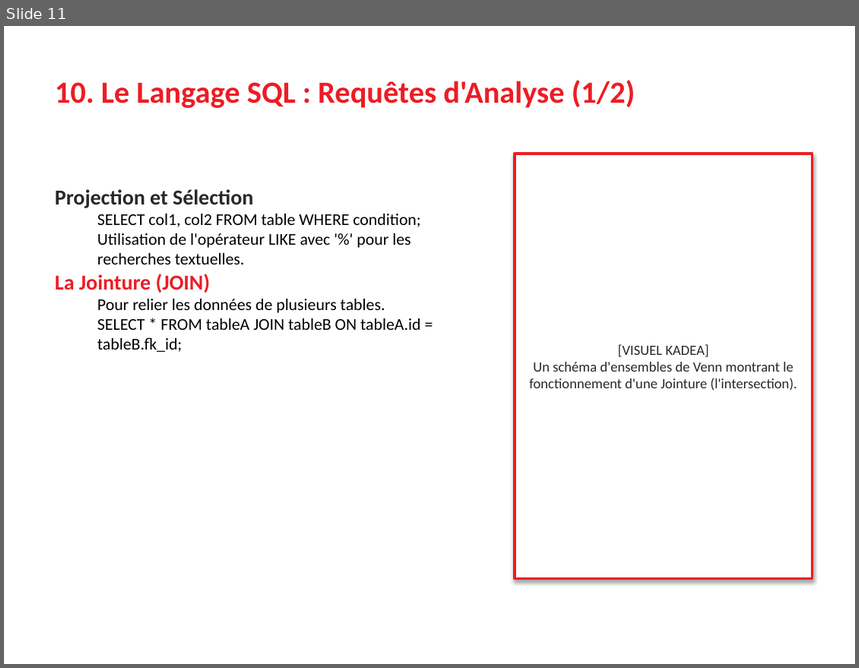
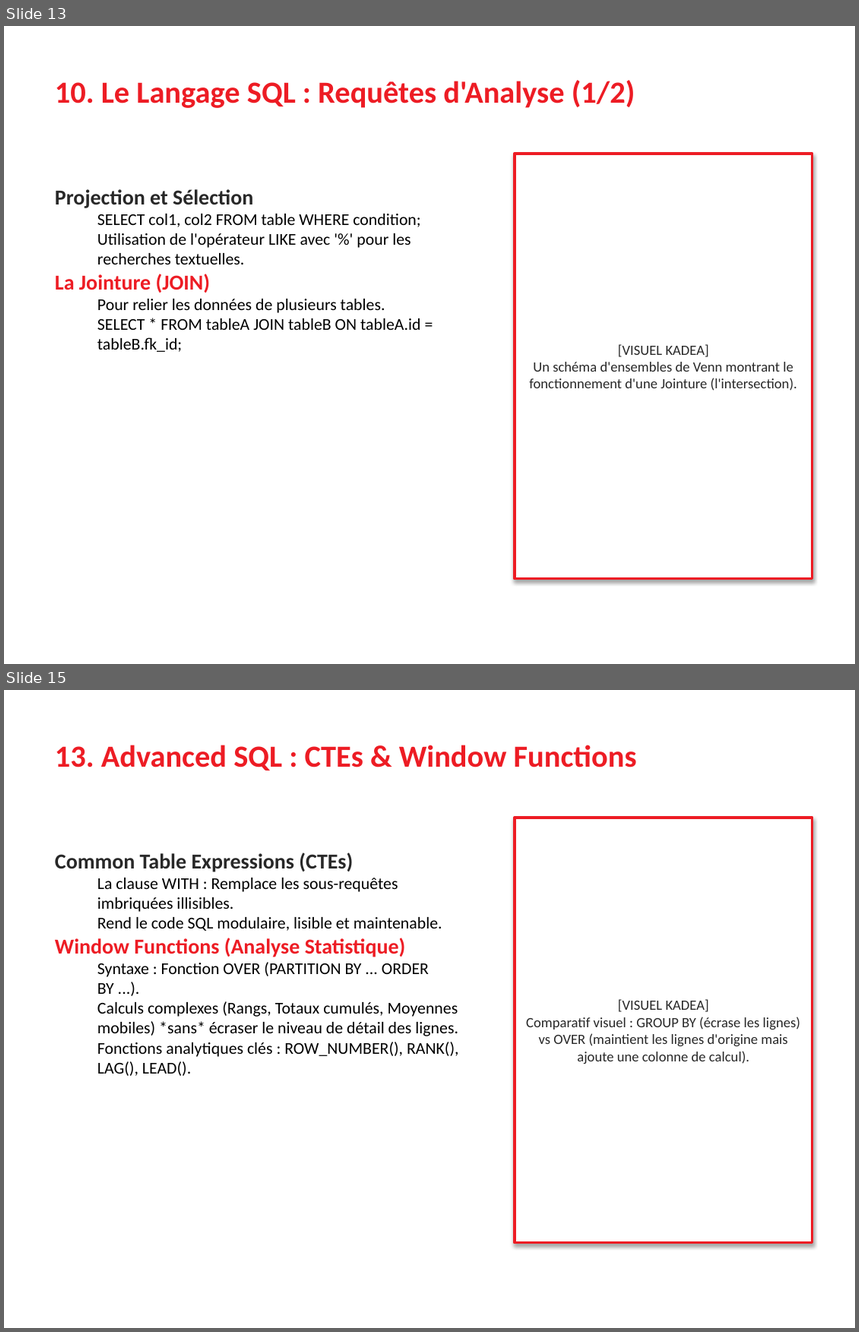
Before and after one commit to gatienseven7/train_model, a slide deck: Cours_Complet_BDD_et_SQL.pptx. Shown one above the other, each under a label of ours: slide 11 before the commit, slides 13 and 15 after it; the slides between them are not shown. The pictures are 859x668 and 859x1332 pixels, drawn with LibreOffice and Linux fonts; fonts in the diff are those of the drawing. Boxes give left, top, right and bottom in pixels: in the first picture for what was removed or moved away, otherwise in the second. Text is boxed around its words. In the diff, an @@ line names an element or a change of style, - is before the commit and + after.

```diff
--- a/Cours_Complet_BDD_et_SQL.pptx
+++ b/Cours_Complet_BDD_et_SQL.pptx
@@ slide 15 added at <box>4,690,855,1328</box>, background #FFFFFF @@
@@ text added at <box>55,745,637,771</box>, 26 pt, text #ED1C24, bold @@
+13. Advanced SQL : CTEs & Window Functions
@@ rectangle added at <box>515,818,813,1243</box>, fill #FFFFFF, outline #ED1C24 2 pt, 12 pt, text #282828 @@
+[VISUEL KADEA]
+Comparatif visuel : GROUP BY (écrase les lignes) vs OVER (maintient les lignes d'origine mais ajoute une colonne de calcul).
@@ text added at <box>55,853,459,1076</box>, 14 pt, text #000000 @@
+Common Table Expressions (CTEs)
+  La clause WITH : Remplace les sous-requêtes imbriquées illisibles.
+  Rend le code SQL modulaire, lisible et maintenable.
+Window Functions (Analyse Statistique)
+  Syntaxe : Fonction OVER (PARTITION BY ... ORDER BY ...).
+  Calculs complexes (Rangs, Totaux cumulés, Moyennes mobiles) *sans* écraser le niveau de détail des lignes.
+  Fonctions analytiques clés : ROW_NUMBER(), RANK(), LAG(), LEAD().
@@ what was slide 11 is now slide 13 @@
```
Also in this commit, not shown: 5 slides changed, 2 other slides added, 3 other files.
